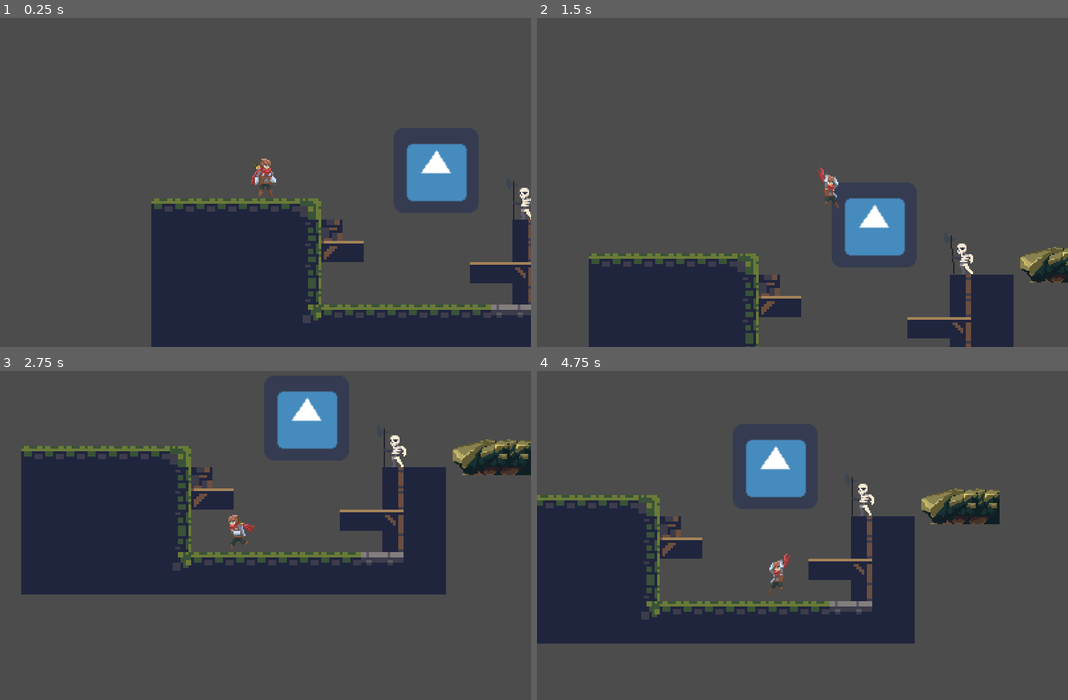
Above: before the commit, frames 1-4 (two rows, left to right).
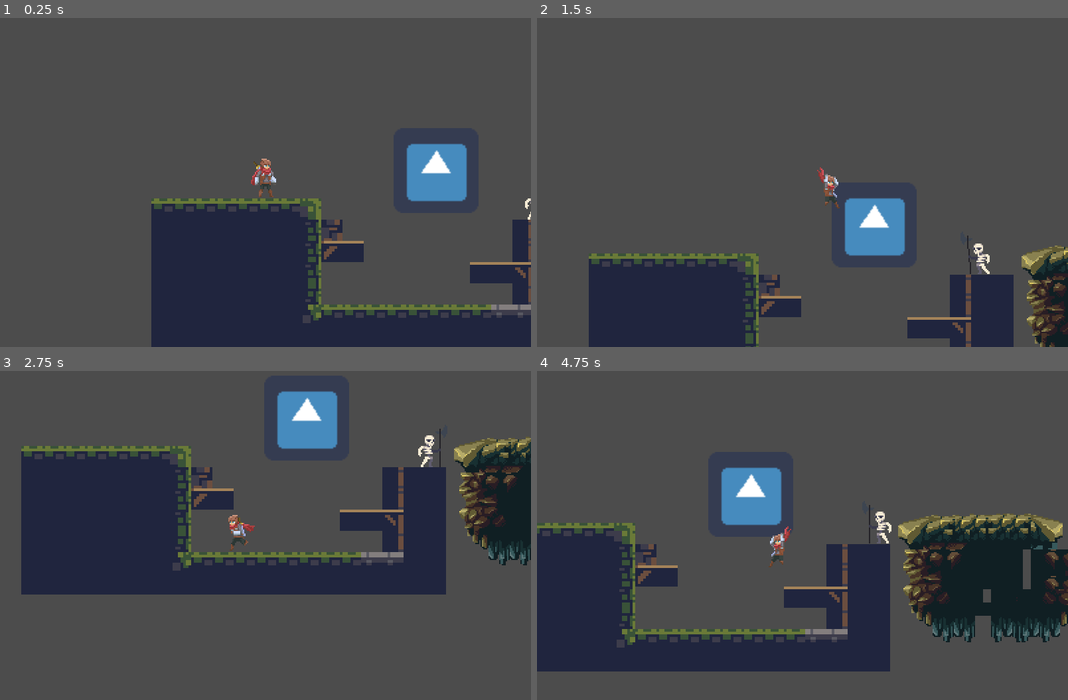
Above: after the commit, the same moments.

Repository: Carluss/Platform-Game
Game: Godot game, scene res://StageOne.tscn
The game is run twice, just before and just after one commit, with the same random seed, the same clock (stepped at 60 frames per second) and the same inputs. The engine's default icon, where the game draws it, is replaced by a stand-in: a white triangle on a blue panel in a dark square.
Inputs:
- Up to frame 1 (0.25 s): no input
- Up to frame 2 (1.5 s): hold Right (ui_right) from 0.53 s (still down); tap Up (ui_up) at 0.77 s
- Up to frame 3 (2.75 s): tap Up (ui_up) at 1.52 s; release Right (ui_right) at 2.03 s; hold Left (ui_left) from 2.03 s (still down)
- Up to frame 4 (4.75 s): release Left (ui_left) at 2.78 s; hold Right (ui_right) 2.78-4.28 s; tap Up (ui_up) at 3.02, 3.77, 4.52 s; hold Left (ui_left) from 4.28 s (still down)

The runs differ from the first frame. In frame 1, 0.2% of the frame differs, in the area x 96-100%, y 49-62%; in frame 2, 1.9%; in frame 3, 3.7%; in frame 4, 32%, in the area x 0-100%, y 20-92%.

Commit message:
+ collisions

Diff:
--- a/Project1/GroundTileset.tscn
+++ b/Project1/GroundTileset.tscn
@@ -9,6 +9,8 @@
 
 [node name="GroundTileset" type="Node2D"]
 
+_sections_unfolded = [ "Transform" ]
+
 [node name="Ground00" type="Sprite" parent="." index="0"]
 
 editor/display_folded = true
--- a/Project1/StageOne.tscn
+++ b/Project1/StageOne.tscn
@@ -46,18 +46,19 @@
 
 mode = 0
 tile_set = ExtResource( 5 )
-cell_size = Vector2( 64, 64 )
+cell_size = Vector2( 10, 10 )
 cell_quadrant_size = 16
 cell_custom_transform = Transform2D( 1, 0, 0, 1, 0, 0 )
 cell_half_offset = 2
 cell_tile_origin = 0
 cell_y_sort = false
 cell_clip_uv = false
-collision_use_kinematic = false
+collision_use_kinematic = true
 collision_friction = 1.0
 collision_bounce = 0.0
 collision_layer = 1
 collision_mask = 1
 occluder_light_mask = 1
 format = 1
-tile_data = PoolIntArray( 65541, 0, 0 )
+tile_data = PoolIntArray( 458784, 0, 0, 458790, 3, 0, 458791, 5, 0, 458792, 3, 0, 458793, 3, 0, 655393, 1, 0, 655398, 4, 0, 655399, 4, 0, 655400, 4, 0, 655401, 4, 0, 655402, 536870913, 0, 720934, 4, 0, 720935, 4, 0, 720936, 4, 0, 720937, 4, 0, 786470, 4, 0, 786471, 4, 0, 786472, 4, 0, 786473, 4, 0, 786474, 536870913, 0, 852001, 2, 0, 852006, 4, 0, 852007, 536870914, 0, 852008, 4, 0, 852009, 536870914, 0, 917542, 4, 0, 917543, 4, 0, 917544, 4, 0, 917545, 4, 0 )
+_sections_unfolded = [ "Cell", "Collision" ]
--- a/Project1/TileSEtRui.tres
+++ b/Project1/TileSEtRui.tres
@@ -1,72 +1,52 @@
-[gd_resource type="TileSet" load_steps=12 format=2]
+[gd_resource type="TileSet" load_steps=8 format=2]
 
 [ext_resource path="res://sprites/Map Sprites/Magic-cliffs_tileset.png" type="Texture" id=1]
 
-[sub_resource type="ConcavePolygonShape2D" id=1]
+[sub_resource type="RectangleShape2D" id=1]
 
 custom_solver_bias = 0.0
-segments = PoolVector2Array( -29.1398, -1.64333, -4.66438, -9.33562, -4.66438, -9.33562, -4.83921, -9.33562, -4.83921, -9.33562, 28.9019, -8.63632, 28.9019, -8.63632, 28.7271, -8.46149, 28.7271, -8.46149, 28.9019, 17.0629, 28.9019, 17.0629, 28.9019, 17.0629, 28.9019, 17.0629, -22.6713, 17.4125, -22.6713, 17.4125, -29.6643, 7.44755, -29.6643, 7.44755, -29.1398, -1.64333 )
+extents = Vector2( 29.423, 12.9652 )
 
-[sub_resource type="ConvexPolygonShape2D" id=2]
+[sub_resource type="RectangleShape2D" id=2]
 
 custom_solver_bias = 0.0
-points = PoolVector2Array( 19.1632, 9.34402, -34.7111, 9.12938, -29.7744, 3.76341, 18.5193, -20.7054 )
+extents = Vector2( 32.6617, 33.159 )
 
-[sub_resource type="ConvexPolygonShape2D" id=3]
+[sub_resource type="RectangleShape2D" id=11]
 
 custom_solver_bias = 0.0
-points = PoolVector2Array( -31.0622, -14.2662, -34.0672, -20.2761, 18.5193, -20.7054 )
+extents = Vector2( 31.3367, 30.7368 )
 
-[sub_resource type="ConvexPolygonShape2D" id=4]
+[sub_resource type="RectangleShape2D" id=3]
 
 custom_solver_bias = 0.0
-points = PoolVector2Array( -31.0622, -14.2662, 18.5193, -20.7054, -29.7744, 3.76341, -35.1404, -6.75389 )
-
-[sub_resource type="ConvexPolygonShape2D" id=5]
-
-custom_solver_bias = 0.0
-points = PoolVector2Array( -1.72332, 17.5874, -27.2825, -4.73643, -34.4002, -20.266, 18.6593, -20.266, 8.62975, 13.3815 )
-
-[sub_resource type="ConvexPolygonShape2D" id=6]
-
-custom_solver_bias = 0.0
-points = PoolVector2Array( 8.62975, 13.3815, 18.6593, -20.266, 18.3358, 14.6756, 14.1298, 17.9109 )
-
-[sub_resource type="ConvexPolygonShape2D" id=7]
-
-custom_solver_bias = 0.0
-points = PoolVector2Array( -34.6673, -16.8792, -19.4612, -16.2322, -18.8141, 9.65051, -34.6673, 9.00344 )
+extents = Vector2( 30.1928, 32.5423 )
 
 [sub_resource type="ConvexPolygonShape2D" id=8]
 
 custom_solver_bias = 0.0
 points = PoolVector2Array( -34.2245, -21.1578, -25.4891, -20.8342, -25.1656, -11.4518, -34.8716, -11.1282 )
 
-[sub_resource type="ConvexPolygonShape2D" id=9]
+[sub_resource type="RectangleShape2D" id=12]
 
 custom_solver_bias = 0.0
-points = PoolVector2Array( 19.3987, 1.01727, 20.6928, 8.45854, -32.6902, 8.45854, -33.0138, -15.8065, -0.336868, -17.7477 )
-
-[sub_resource type="ConvexPolygonShape2D" id=10]
-
-custom_solver_bias = 0.0
-points = PoolVector2Array( 19.3987, 1.01727, -0.336868, -17.7477, 23.6046, -10.3064, 24.5752, -1.24747 )
+extents = Vector2( 31.3507, 25.6 )
 
 [resource]
 
 0/name = "Sprite"
 0/texture = ExtResource( 1 )
-0/tex_offset = Vector2( 0, 0 )
+0/tex_offset = Vector2( 1, 1 )
 0/modulate = Color( 1, 1, 1, 1 )
-0/region = Rect2( 320, 32, 70, 38 )
+0/region = Rect2( 320, 40, 70, 30 )
 0/is_autotile = false
-0/occluder_offset = Vector2( 0, 0 )
-0/navigation_offset = Vector2( 0, 0 )
+0/occluder_offset = Vector2( 35, 15 )
+0/navigation_offset = Vector2( 35, 15 )
 0/shapes = [ {
 "autotile_coord": Vector2( 0, 0 ),
 "one_way": false,
 "shape": SubResource( 1 ),
-"shape_transform": Transform2D( 1, 0, 0, 1, 0, 0 )
+"shape_transform": Transform2D( 1, 0, 0, 1, 36, 16 )
 } ]
 1/name = "Sprite2"
 1/texture = ExtResource( 1 )
@@ -74,23 +54,13 @@
 1/modulate = Color( 1, 1, 1, 1 )
 1/region = Rect2( 330, 70, 60, 30 )
 1/is_autotile = false
-1/occluder_offset = Vector2( 0, 0 )
-1/navigation_offset = Vector2( 0, 0 )
+1/occluder_offset = Vector2( 30, 15 )
+1/navigation_offset = Vector2( 30, 15 )
 1/shapes = [ {
 "autotile_coord": Vector2( 0, 0 ),
 "one_way": false,
 "shape": SubResource( 2 ),
-"shape_transform": Transform2D( 1, 0, 0, 1, 0, 0 )
-}, {
-"autotile_coord": Vector2( 0, 0 ),
-"one_way": false,
-"shape": SubResource( 3 ),
-"shape_transform": Transform2D( 1, 0, 0, 1, 0, 0 )
-}, {
-"autotile_coord": Vector2( 0, 0 ),
-"one_way": false,
-"shape": SubResource( 4 ),
-"shape_transform": Transform2D( 1, 0, 0, 1, 0, 0 )
+"shape_transform": Transform2D( 0.964358, 0, 0, 1, 29.6436, 15 )
 } ]
 2/name = "Sprite3"
 2/texture = ExtResource( 1 )
@@ -98,18 +68,13 @@
 2/modulate = Color( 1, 1, 1, 1 )
 2/region = Rect2( 330, 100, 60, 40 )
 2/is_autotile = false
-2/occluder_offset = Vector2( 0, 0 )
-2/navigation_offset = Vector2( 0, 0 )
+2/occluder_offset = Vector2( 30, 20 )
+2/navigation_offset = Vector2( 30, 20 )
 2/shapes = [ {
 "autotile_coord": Vector2( 0, 0 ),
 "one_way": false,
-"shape": SubResource( 5 ),
-"shape_transform": Transform2D( 1, 0, 0, 1, 0, 0 )
-}, {
-"autotile_coord": Vector2( 0, 0 ),
-"one_way": false,
-"shape": SubResource( 6 ),
-"shape_transform": Transform2D( 1, 0, 0, 1, 0, 0 )
+"shape": SubResource( 11 ),
+"shape_transform": Transform2D( 1, 0, 0, 1, 30, 20 )
 } ]
 3/name = "Sprite4"
 3/texture = ExtResource( 1 )
@@ -117,13 +82,13 @@
 3/modulate = Color( 1, 1, 1, 1 )
 3/region = Rect2( 400, 40, 20, 30 )
 3/is_autotile = false
-3/occluder_offset = Vector2( 0, 0 )
-3/navigation_offset = Vector2( 0, 0 )
+3/occluder_offset = Vector2( 10, 15 )
+3/navigation_offset = Vector2( 10, 15 )
 3/shapes = [ {
 "autotile_coord": Vector2( 0, 0 ),
 "one_way": false,
-"shape": SubResource( 7 ),
-"shape_transform": Transform2D( 1, 0, 0, 1, 0, 0 )
+"shape": SubResource( 3 ),
+"shape_transform": Transform2D( 1, 0, 0, 1, 10, 15 )
 } ]
 4/name = "Sprite5"
 4/texture = ExtResource( 1 )
@@ -150,11 +115,6 @@
 5/shapes = [ {
 "autotile_coord": Vector2( 0, 0 ),
 "one_way": false,
-"shape": SubResource( 9 ),
-"shape_transform": Transform2D( 1, 0, 0, 1, 0, 0 )
-}, {
-"autotile_coord": Vector2( 0, 0 ),
-"one_way": false,
-"shape": SubResource( 10 ),
+"shape": SubResource( 12 ),
 "shape_transform": Transform2D( 1, 0, 0, 1, 0, 0 )
 } ]
--- a/Project1/magictilesRui.tscn
+++ b/Project1/magictilesRui.tscn
@@ -1,21 +1,49 @@
-[gd_scene load_steps=2 format=2]
+[gd_scene load_steps=7 format=2]
 
 [ext_resource path="res://sprites/Map Sprites/Magic-cliffs_tileset.png" type="Texture" id=1]
 
-[node name="Node" type="Node"]
+[sub_resource type="RectangleShape2D" id=1]
+
+custom_solver_bias = 0.0
+extents = Vector2( 29.423, 12.9652 )
+
+[sub_resource type="RectangleShape2D" id=2]
+
+custom_solver_bias = 0.0
+extents = Vector2( 32.6617, 33.159 )
+
+[sub_resource type="RectangleShape2D" id=11]
+
+custom_solver_bias = 0.0
+extents = Vector2( 31.3367, 30.7368 )
+
+[sub_resource type="RectangleShape2D" id=3]
+
+custom_solver_bias = 0.0
+extents = Vector2( 30.1928, 32.5423 )
+
+[sub_resource type="RectangleShape2D" id=12]
+
+custom_solver_bias = 0.0
+extents = Vector2( 31.3507, 25.6 )
+
+[node name="Node" type="Node" index="0"]
 
 [node name="Sprite" type="Sprite" parent="." index="0"]
 
+position = Vector2( -62.8855, 54.1566 )
 texture = ExtResource( 1 )
-centered = false
+offset = Vector2( 1, 1 )
 region_enabled = true
-region_rect = Rect2( 320, 32, 70, 38 )
-_sections_unfolded = [ "Offset", "Region" ]
+region_rect = Rect2( 320, 40, 70, 30 )
+_sections_unfolded = [ "Offset", "Region", "Transform", "Visibility" ]
+__meta__ = {
+"_edit_group_": true
+}
 
 [node name="StaticBody2D" type="StaticBody2D" parent="Sprite" index="0"]
 
-position = Vector2( 35.1852, 25.2824 )
-scale = Vector2( 0.924765, 0.434453 )
+position = Vector2( 1, 1 )
 input_pickable = false
 collision_layer = 1
 collision_mask = 1
@@ -23,28 +51,29 @@
 constant_angular_velocity = 0.0
 friction = 1.0
 bounce = 0.0
+_sections_unfolded = [ "Transform" ]
 
-[node name="CollisionPolygon2D" type="CollisionPolygon2D" parent="Sprite/StaticBody2D" index="0"]
+[node name="CollisionShape2D" type="CollisionShape2D" parent="Sprite/StaticBody2D" index="0"]
 
-build_mode = 0
-polygon = PoolVector2Array( 30.7114, 29.2571, 31.1409, -28.3429, -4.93959, -32.9143, -30.2819, -17.3714, -32.4295, 1.82857, -23.4094, 29.2571 )
+position = Vector2( 1, 1 )
+shape = SubResource( 1 )
+_sections_unfolded = [ "Transform" ]
 
 [node name="Sprite2" type="Sprite" parent="." index="1"]
 
 position = Vector2( 80.2308, 9.5798 )
 texture = ExtResource( 1 )
-centered = false
 region_enabled = true
 region_rect = Rect2( 330, 70, 60, 30 )
-_sections_unfolded = [ "Offset", "Region" ]
+_sections_unfolded = [ "Animation", "Material", "Offset", "Region", "Transform", "Visibility" ]
 __meta__ = {
 "_edit_group_": true
 }
 
 [node name="StaticBody2D" type="StaticBody2D" parent="Sprite2" index="0"]
 
-visible = false
-position = Vector2( 34.9649, 20.8041 )
+position = Vector2( -2.75011, 0.172831 )
+scale = Vector2( 0.837487, 0.446712 )
 input_pickable = false
 collision_layer = 1
 collision_mask = 1
@@ -52,17 +81,18 @@
 constant_angular_velocity = 0.0
 friction = 1.0
 bounce = 0.0
+_sections_unfolded = [ "Transform" ]
 
-[node name="CollisionPolygon2D" type="CollisionPolygon2D" parent="Sprite2/StaticBody2D" index="0"]
+[node name="CollisionShape2D" type="CollisionShape2D" parent="Sprite2/StaticBody2D" index="0"]
 
-build_mode = 0
-polygon = PoolVector2Array( 18.5193, -20.7054, 19.1632, 9.34402, -34.7111, 9.12938, -29.7744, 3.76341, -35.1404, -6.75389, -31.0622, -14.2662, -34.0672, -20.2761 )
+position = Vector2( -0.356422, 0 )
+scale = Vector2( 0.964358, 1 )
+shape = SubResource( 2 )
 
 [node name="Sprite3" type="Sprite" parent="." index="2"]
 
-position = Vector2( 81.5249, 50.345 )
+position = Vector2( 82.579, 55.3519 )
 texture = ExtResource( 1 )
-centered = false
 region_enabled = true
 region_rect = Rect2( 330, 100, 60, 40 )
 _sections_unfolded = [ "Offset", "Region" ]
@@ -72,8 +102,8 @@
 
 [node name="StaticBody2D" type="StaticBody2D" parent="Sprite3" index="0"]
 
-visible = false
-position = Vector2( 34.9649, 20.8041 )
+position = Vector2( -1.65209, -0.127651 )
+scale = Vector2( 0.794511, 0.625861 )
 input_pickable = false
 collision_layer = 1
 collision_mask = 1
@@ -82,16 +112,14 @@
 friction = 1.0
 bounce = 0.0
 
-[node name="CollisionPolygon2D" type="CollisionPolygon2D" parent="Sprite3/StaticBody2D" index="0"]
+[node name="CollisionShape2D" type="CollisionShape2D" parent="Sprite3/StaticBody2D" index="0"]
 
-build_mode = 0
-polygon = PoolVector2Array( -34.4002, -20.266, 18.6593, -20.266, 18.3358, 14.6756, 14.1298, 17.9109, 8.62975, 13.3815, -1.72332, 17.5874, -27.2825, -4.73643 )
+shape = SubResource( 11 )
 
 [node name="Sprite4" type="Sprite" parent="." index="3"]
 
 position = Vector2( 10.6146, 49.87 )
 texture = ExtResource( 1 )
-centered = false
 region_enabled = true
 region_rect = Rect2( 400, 40, 20, 30 )
 _sections_unfolded = [ "Offset", "Region" ]
@@ -101,8 +129,8 @@
 
 [node name="StaticBody2D" type="StaticBody2D" parent="Sprite4" index="0"]
 
-visible = false
-position = Vector2( 34.9649, 20.8041 )
+position = Vector2( -2.14049, 2.01212 )
+scale = Vector2( 0.25018, 0.403594 )
 input_pickable = false
 collision_layer = 1
 collision_mask = 1
@@ -111,14 +139,13 @@
 friction = 1.0
 bounce = 0.0
 
-[node name="CollisionPolygon2D" type="CollisionPolygon2D" parent="Sprite4/StaticBody2D" index="0"]
+[node name="CollisionShape2D" type="CollisionShape2D" parent="Sprite4/StaticBody2D" index="0"]
 
-build_mode = 0
-polygon = PoolVector2Array( -34.6673, -16.8792, -19.4612, -16.2322, -18.8141, 9.65051, -34.6673, 9.00344 )
+shape = SubResource( 3 )
 
 [node name="Sprite5" type="Sprite" parent="." index="4"]
 
-position = Vector2( 220.469, 10.4715 )
+position = Vector2( 242.035, 18.3938 )
 texture = ExtResource( 1 )
 centered = false
 region_enabled = true
@@ -153,14 +180,11 @@
 region_enabled = true
 region_rect = Rect2( 430, 40, 60, 30 )
 _sections_unfolded = [ "Offset", "Region" ]
-__meta__ = {
-"_edit_group_": true
-}
 
 [node name="StaticBody2D" type="StaticBody2D" parent="Sprite6" index="0"]
 
-visible = false
-position = Vector2( 34.9649, 20.8041 )
+position = Vector2( 32.4702, 16.4994 )
+scale = Vector2( 0.92204, 0.467764 )
 input_pickable = false
 collision_layer = 1
 collision_mask = 1
@@ -169,7 +193,6 @@
 friction = 1.0
 bounce = 0.0
 
-[node name="CollisionPolygon2D" type="CollisionPolygon2D" parent="Sprite6/StaticBody2D" index="0"]
+[node name="CollisionShape2D" type="CollisionShape2D" parent="Sprite6/StaticBody2D" index="0"]
 
-build_mode = 0
-polygon = PoolVector2Array( -33.0138, -15.8065, -0.336868, -17.7477, 23.6046, -10.3064, 24.5752, -1.24747, 19.3987, 1.01727, 20.6928, 8.45854, -32.6902, 8.45854 )
+shape = SubResource( 12 )
